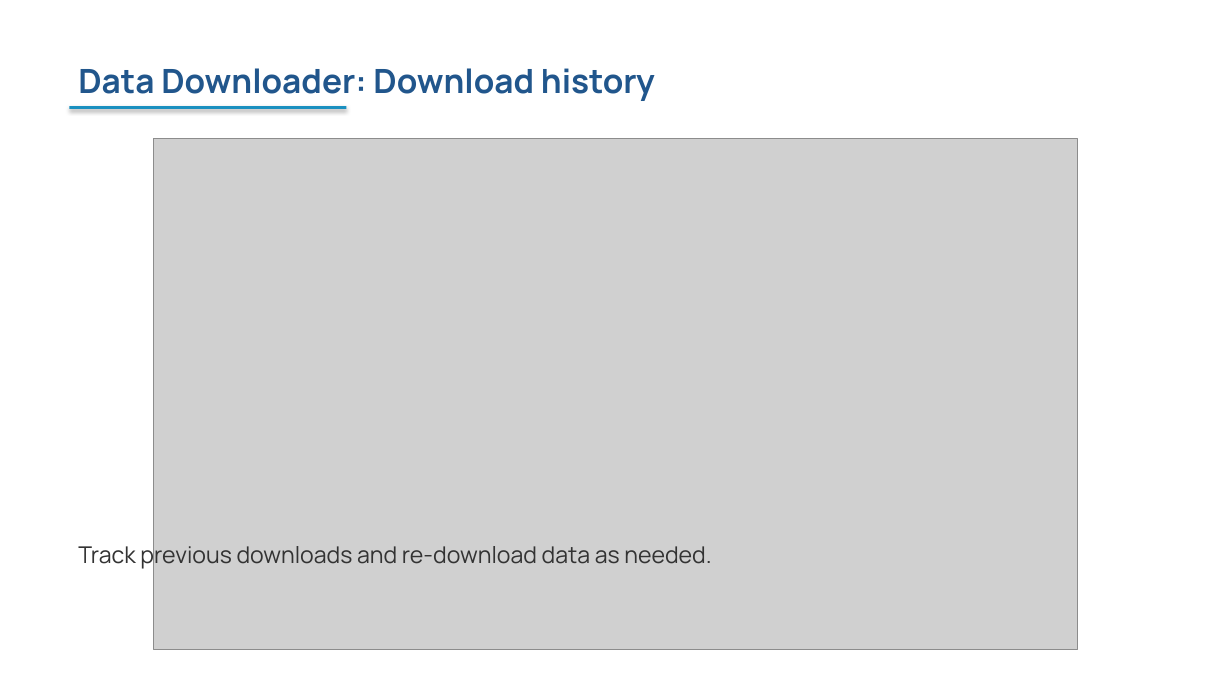
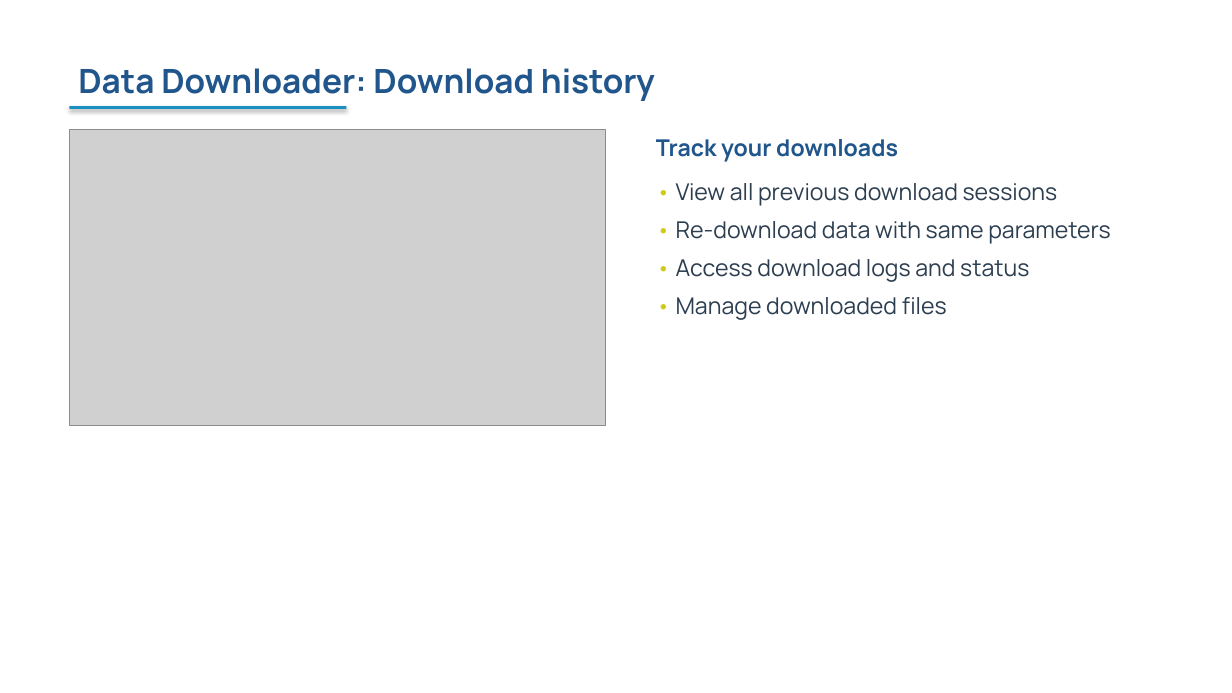
Before and after one commit to FASTR-Analytics/fastr-resource-hub, a slide deck: slide 24 of outputs/2026-zambia_deck.pptx. Drawn at 1232x693 pixels with LibreOffice and Linux fonts; fonts in the diff are those of the drawing; grey boxes stand for pictures. Boxes give left, top, right and bottom in pixels: in the first picture for what was removed or moved away, otherwise in the second. Text is boxed around its words. In the diff, an @@ line names an element or a change of style, - is before the commit and + after.

```diff
--- a/outputs/2026-zambia_deck.pptx
+++ b/outputs/2026-zambia_deck.pptx
@@ picture: place and size @@
-picture at <box>154,139,1079,650</box>
+picture at <box>69,129,605,426</box>
@@ text at <box>656,139,1110,320</box>: text changed; text colour #333333 to #2C3E50 @@
-Track previous downloads and re-download data as needed.
+Track your downloads
+• View all previous download sessions
+• Re-download data with same parameters
+• Access download logs and status
+• Manage downloaded files
```
Also in this commit, not shown: 34 other slides changed, 1 slide added, 1 slide removed, 38 other files.
